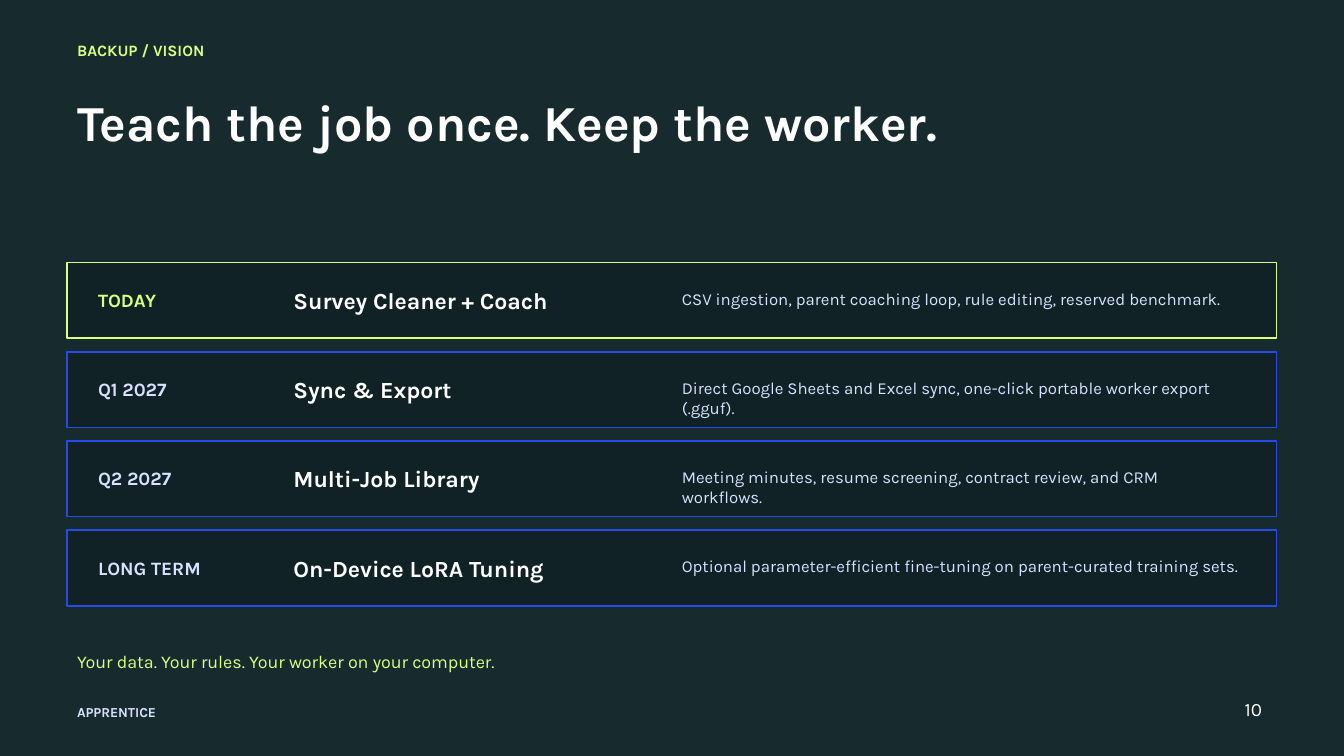
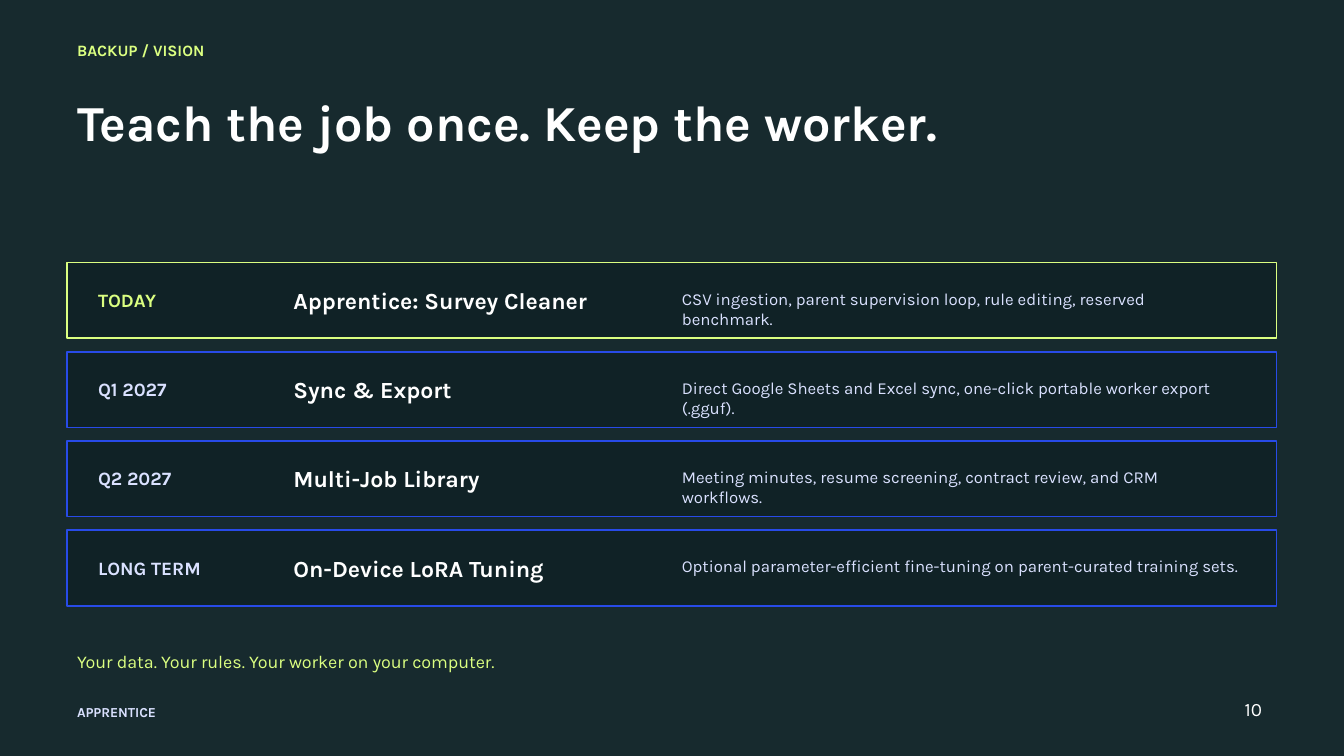
Before and after one commit to zedk1929/local-ai-job-trainer, a slide deck: slide 10 of pitch-deliverables/output/Apprentice_Draft_2.pptx. Drawn at 1344x756 pixels with LibreOffice and Linux fonts; fonts in the diff are those of the drawing. Boxes give left, top, right and bottom in pixels: in the first picture for what was removed or moved away, otherwise in the second. Text is boxed around its words. In the diff, an @@ line names an element or a change of style, - is before the commit and + after.

Commit message:
refactor: rename product from Local AI Coach/Trainer to Apprentice across codebase and pitch deliverables

```diff
--- a/pitch-deliverables/output/Apprentice_Draft_2.pptx
+++ b/pitch-deliverables/output/Apprentice_Draft_2.pptx
@@ text at [293,292,587,315]: text changed @@
-Survey Cleaner + Coach
+Apprentice: Survey Cleaner
@@ text at [682,293,1145,325]: text changed @@
-CSV ingestion, parent coaching loop, rule editing, reserved benchmark.
+CSV ingestion, parent supervision loop, rule editing, reserved benchmark.
```
Also in this commit, not shown: 1 other slide changed, 21 other files.
